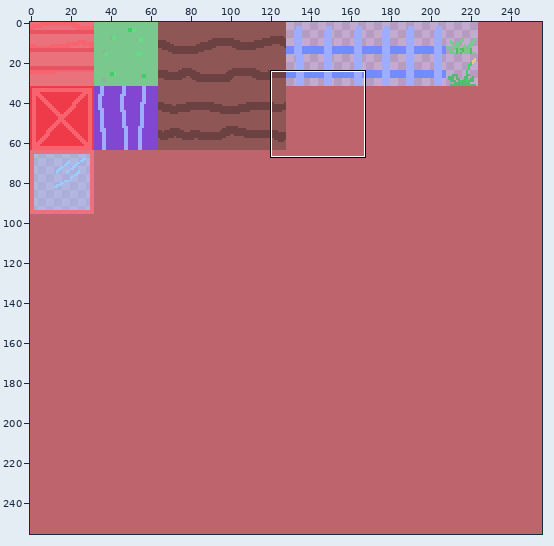
Sprite sheet, stored at Assets/texture_1.png. Above: a wide view before the commit, with the close-up outlined.
Close-up. Earlier state:
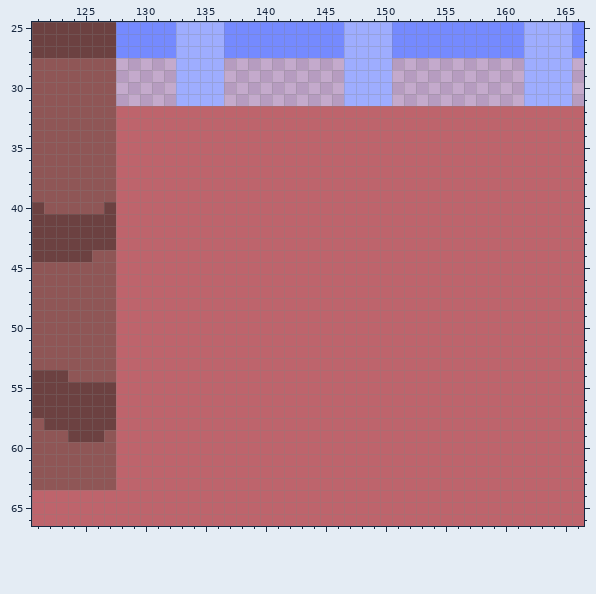
The file is 256x256 pixels. Colours within 5 levels of each other are drawn and written as one. Shown: x 121..166, y 25..66.
And afterwards:
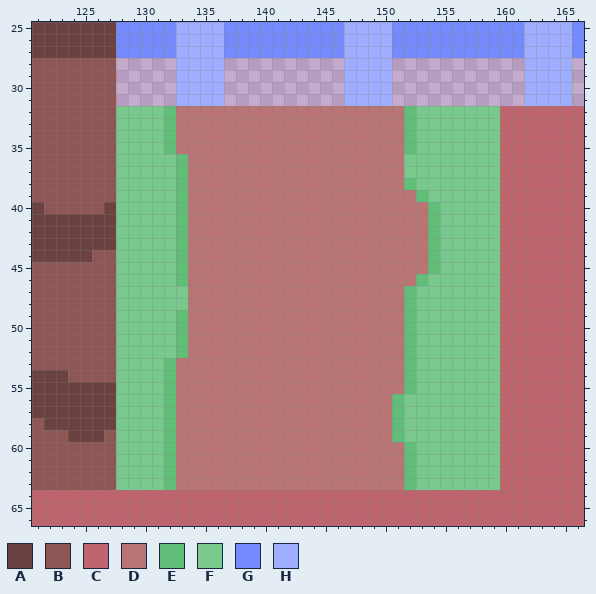
Palette (. is transparent): A #6c4141  B #8f5656  C #be646c  D #b97474  E #60be79  F #79c88e  G #758aff  H #9eadff
Difference:
@@ x 121..166 @@
 31 BBBBBBB.....HHHH..........HHHH...........HHHH.
-32 BBBBBBBCCCCCCCCCCCCCCCCCCCCCCCCCCCCCCCCCCCCCCC
-33 BBBBBBBCCCCCCCCCCCCCCCCCCCCCCCCCCCCCCCCCCCCCCC
-34 BBBBBBBCCCCCCCCCCCCCCCCCCCCCCCCCCCCCCCCCCCCCCC
-35 BBBBBBBCCCCCCCCCCCCCCCCCCCCCCCCCCCCCCCCCCCCCCC
-36 BBBBBBBCCCCCCCCCCCCCCCCCCCCCCCCCCCCCCCCCCCCCCC
-37 BBBBBBBCCCCCCCCCCCCCCCCCCCCCCCCCCCCCCCCCCCCCCC
-38 BBBBBBBCCCCCCCCCCCCCCCCCCCCCCCCCCCCCCCCCCCCCCC
-39 BBBBBBBCCCCCCCCCCCCCCCCCCCCCCCCCCCCCCCCCCCCCCC
-40 ABBBBBACCCCCCCCCCCCCCCCCCCCCCCCCCCCCCCCCCCCCCC
-41 AAAAAAACCCCCCCCCCCCCCCCCCCCCCCCCCCCCCCCCCCCCCC
-42 AAAAAAACCCCCCCCCCCCCCCCCCCCCCCCCCCCCCCCCCCCCCC
-43 AAAAAAACCCCCCCCCCCCCCCCCCCCCCCCCCCCCCCCCCCCCCC
-44 AAAAABBCCCCCCCCCCCCCCCCCCCCCCCCCCCCCCCCCCCCCCC
-45 BBBBBBBCCCCCCCCCCCCCCCCCCCCCCCCCCCCCCCCCCCCCCC
-46 BBBBBBBCCCCCCCCCCCCCCCCCCCCCCCCCCCCCCCCCCCCCCC
-47 BBBBBBBCCCCCCCCCCCCCCCCCCCCCCCCCCCCCCCCCCCCCCC
-48 BBBBBBBCCCCCCCCCCCCCCCCCCCCCCCCCCCCCCCCCCCCCCC
-49 BBBBBBBCCCCCCCCCCCCCCCCCCCCCCCCCCCCCCCCCCCCCCC
-50 BBBBBBBCCCCCCCCCCCCCCCCCCCCCCCCCCCCCCCCCCCCCCC
-51 BBBBBBBCCCCCCCCCCCCCCCCCCCCCCCCCCCCCCCCCCCCCCC
-52 BBBBBBBCCCCCCCCCCCCCCCCCCCCCCCCCCCCCCCCCCCCCCC
-53 BBBBBBBCCCCCCCCCCCCCCCCCCCCCCCCCCCCCCCCCCCCCCC
-54 AAABBBBCCCCCCCCCCCCCCCCCCCCCCCCCCCCCCCCCCCCCCC
-55 AAAAAAACCCCCCCCCCCCCCCCCCCCCCCCCCCCCCCCCCCCCCC
-56 AAAAAAACCCCCCCCCCCCCCCCCCCCCCCCCCCCCCCCCCCCCCC
-57 AAAAAAACCCCCCCCCCCCCCCCCCCCCCCCCCCCCCCCCCCCCCC
-58 BAAAAAACCCCCCCCCCCCCCCCCCCCCCCCCCCCCCCCCCCCCCC
-59 BBBAAABCCCCCCCCCCCCCCCCCCCCCCCCCCCCCCCCCCCCCCC
-60 BBBBBBBCCCCCCCCCCCCCCCCCCCCCCCCCCCCCCCCCCCCCCC
-61 BBBBBBBCCCCCCCCCCCCCCCCCCCCCCCCCCCCCCCCCCCCCCC
-62 BBBBBBBCCCCCCCCCCCCCCCCCCCCCCCCCCCCCCCCCCCCCCC
-63 BBBBBBBCCCCCCCCCCCCCCCCCCCCCCCCCCCCCCCCCCCCCCC
+32 BBBBBBBFFFFEDDDDDDDDDDDDDDDDDDDEFFFFFFFCCCCCCC
+33 BBBBBBBFFFFEDDDDDDDDDDDDDDDDDDDEFFFFFFFCCCCCCC
+34 BBBBBBBFFFFEDDDDDDDDDDDDDDDDDDDEFFFFFFFCCCCCCC
+35 BBBBBBBFFFFEDDDDDDDDDDDDDDDDDDDEFFFFFFFCCCCCCC
+36 BBBBBBBFFFFFEDDDDDDDDDDDDDDDDDDFFFFFFFFCCCCCCC
+37 BBBBBBBFFFFFEDDDDDDDDDDDDDDDDDDFFFFFFFFCCCCCCC
+38 BBBBBBBFFFFFEDDDDDDDDDDDDDDDDDDEFFFFFFFCCCCCCC
+39 BBBBBBBFFFFFEDDDDDDDDDDDDDDDDDDDEFFFFFFCCCCCCC
+40 ABBBBBAFFFFFEDDDDDDDDDDDDDDDDDDDDEFFFFFCCCCCCC
+41 AAAAAAAFFFFFEDDDDDDDDDDDDDDDDDDDDEFFFFFCCCCCCC
+42 AAAAAAAFFFFFEDDDDDDDDDDDDDDDDDDDDEFFFFFCCCCCCC
+43 AAAAAAAFFFFFEDDDDDDDDDDDDDDDDDDDDEFFFFFCCCCCCC
+44 AAAAABBFFFFFEDDDDDDDDDDDDDDDDDDDDEFFFFFCCCCCCC
+45 BBBBBBBFFFFFEDDDDDDDDDDDDDDDDDDDDEFFFFFCCCCCCC
+46 BBBBBBBFFFFFEDDDDDDDDDDDDDDDDDDDEFFFFFFCCCCCCC
+47 BBBBBBBFFFFFFDDDDDDDDDDDDDDDDDDEFFFFFFFCCCCCCC
+48 BBBBBBBFFFFFFDDDDDDDDDDDDDDDDDDEFFFFFFFCCCCCCC
+49 BBBBBBBFFFFFEDDDDDDDDDDDDDDDDDDEFFFFFFFCCCCCCC
+50 BBBBBBBFFFFFEDDDDDDDDDDDDDDDDDDEFFFFFFFCCCCCCC
+51 BBBBBBBFFFFFEDDDDDDDDDDDDDDDDDDEFFFFFFFCCCCCCC
+52 BBBBBBBFFFFFEDDDDDDDDDDDDDDDDDDEFFFFFFFCCCCCCC
+53 BBBBBBBFFFFEDDDDDDDDDDDDDDDDDDDEFFFFFFFCCCCCCC
+54 AAABBBBFFFFEDDDDDDDDDDDDDDDDDDDEFFFFFFFCCCCCCC
+55 AAAAAAAFFFFEDDDDDDDDDDDDDDDDDDDEFFFFFFFCCCCCCC
+56 AAAAAAAFFFFEDDDDDDDDDDDDDDDDDDEFFFFFFFFCCCCCCC
+57 AAAAAAAFFFFEDDDDDDDDDDDDDDDDDDEFFFFFFFFCCCCCCC
+58 BAAAAAAFFFFEDDDDDDDDDDDDDDDDDDEFFFFFFFFCCCCCCC
+59 BBBAAABFFFFEDDDDDDDDDDDDDDDDDDEFFFFFFFFCCCCCCC
+60 BBBBBBBFFFFEDDDDDDDDDDDDDDDDDDDEFFFFFFFCCCCCCC
+61 BBBBBBBFFFFEDDDDDDDDDDDDDDDDDDDEFFFFFFFCCCCCCC
+62 BBBBBBBFFFFEDDDDDDDDDDDDDDDDDDDEFFFFFFFCCCCCCC
+63 BBBBBBBFFFFEDDDDDDDDDDDDDDDDDDDEFFFFFFFCCCCCCC
 64 CCCCCCCCCCCCCCCCCCCCCCCCCCCCCCCCCCCCCCCCCCCCCC
Boxes around the changes in both close-ups, in picture pixels (x1, y1, x2, y2):
changed: (116, 106, 500, 490)
